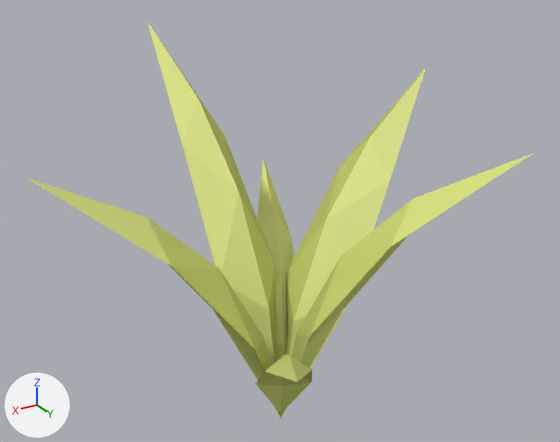
Before and after pictures for a commit that changed the glTF model models/terrain/Svc_Flax.glb.
Both versions are drawn from a camera (50 mm lens) standing at (0.457, 0.76, 0.644) and looking at (-0.011, -0.021, 0.254). The axes (+X, +Y, +Z) are drawn at lower left. The lights are the same throughout. The first picture is the older version. Vertices at exactly the same position are counted once.

Script lines for the objects in view, before the commit:
```python
me_prop_grass_clump_4_merged_mesh = bpy.data.meshes.new('Prop_Grass_Clump_4_Merged_Mesh')
me_prop_grass_clump_4_merged_mesh.from_pydata(...)  # 70 vertices, 120 faces; spans x -0.288..0.299, y -0.296..0.272, z -0.04..0.472
me_prop_grass_clump_4_merged_mesh.materials.append(mat_flax_vertexcolor)
ob_prop_grass_clump_4_merged = bpy.data.objects.new('Prop_Grass_Clump_4_Merged', me_prop_grass_clump_4_merged_mesh)
ob_prop_grass_clump_4_merged.location = (0.0, 0.0, 0.0)
```
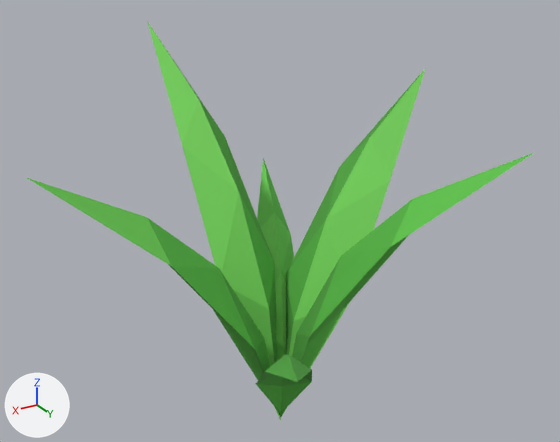
Pixel boxes (x1, y1, x2, y2) of what changed, in the pictures (560 x 442 px):
part 1 of me_prop_grass_clump_4_merged_mesh, recoloured (yellow to green): (27, 21, 533, 421) in both

Edits to the bpy script that builds the scene:
```text
Change me_prop_grass_clump_4_merged_mesh:
    where me_prop_grass_clump_4_merged_mesh.from_pydata(...)  # 70 vertices, 120 faces; spans x -0.288..0.299, y -0.296..0.272, z -0.04..0.472
    used by ob_prop_grass_clump_4_merged; location = (0.0, 0.0, 0.0)
    me_prop_grass_clump_4_merged_mesh part 1: 120 faces centred in x -0.215..0.219, y -0.219..0.204, z 0.029..0.394 are repainted in the vertex colours; the middle colour goes from yellow #bec869 to green #4fa23d
```
